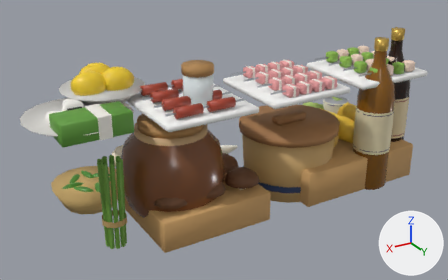
What one commit did to the Blender file blender/cubbystock.blend.
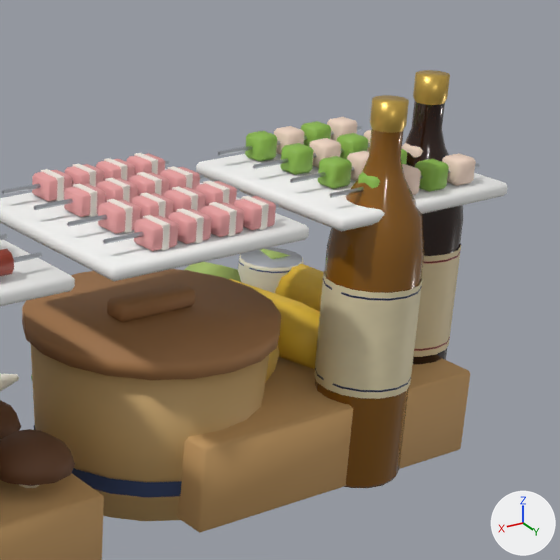
Each version is shown whole from a 50 mm lens placed at (0.815, 1.526, 0.817), pointed at (0.026, 0.212, 0.16), then close up on the part from 51% to 100% of the width and 0% to 78% of the height. Arrows for +X, +Y and +Z are at lower right; the lights stay in place. The older version's two pictures come first.

Objects in the first close-up: 'StockBottle0', 'StockBottle1', 'StockBottleLabel0', 'StockBottleLabel1', 'StockCorn1', 'StockCornCrate', 'StockMisoLid', 'StockMisoTub', 'StockMushroomBox', 'StockShiitake0', 'StockSkewerTray0', 'StockSkewerTray1' and 69 more.
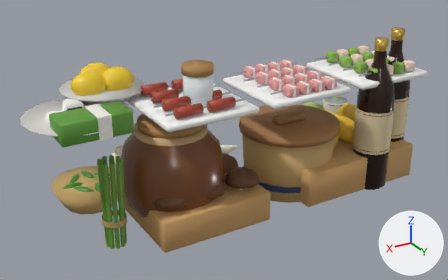
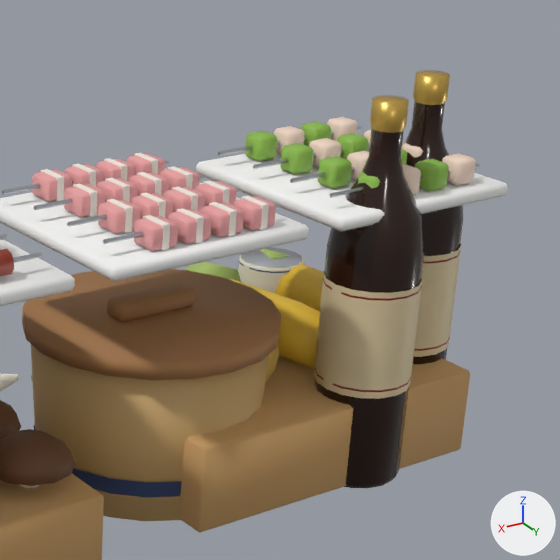
What differs and where, as boxes (x1, y1, x2, y2) in the close-ups (560 x 560 px):
part 1 of me_stockbottle1, recoloured (darker): (315, 128, 424, 488) in both

The change, as a list of edits to the scene's bpy script:
```text
Change me_stockbottle1:
    where me_stockbottle1.from_pydata(...)  # 144 vertices, 144 faces; spans x -0.05..0.05, y -0.05..0.05, z 0.0..0.42
    used by ob_stockbottle1; parent = ob_stockright; location = (-0.36, 0.37, 0.0)
    me_stockbottle1 part 1: all 104 faces that had it switch from mat_stockmiringlass (brown #8a5a18) to mat_stocksoyglass (black #2a140a)
```
